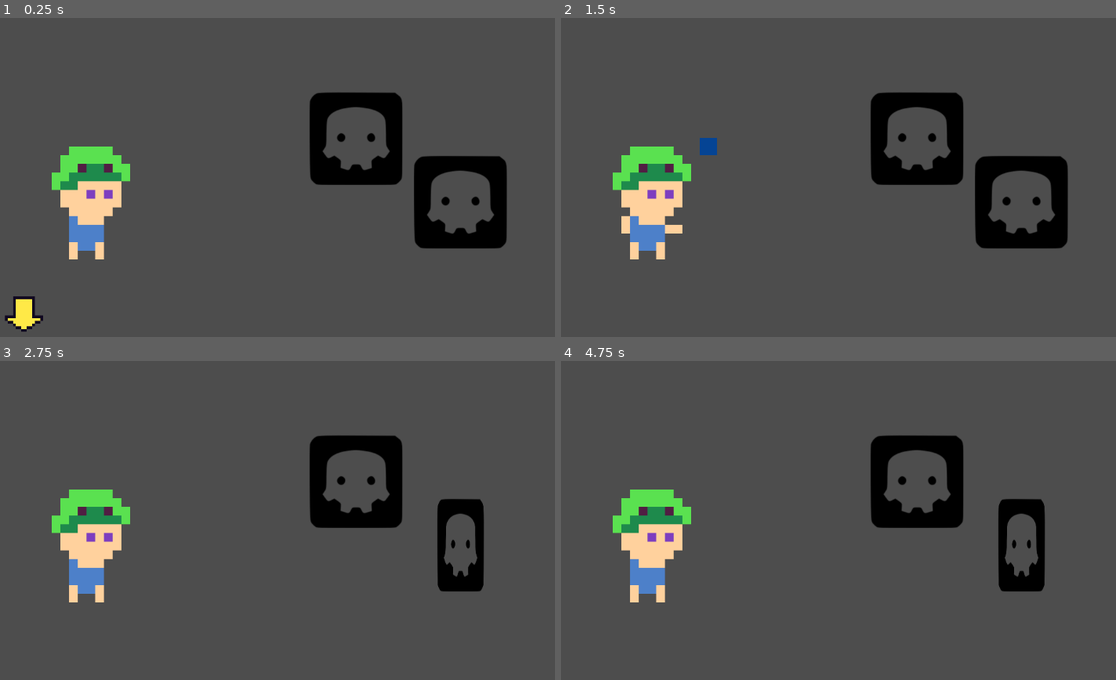
Above: before the commit, frames 1-4 (two rows, left to right).
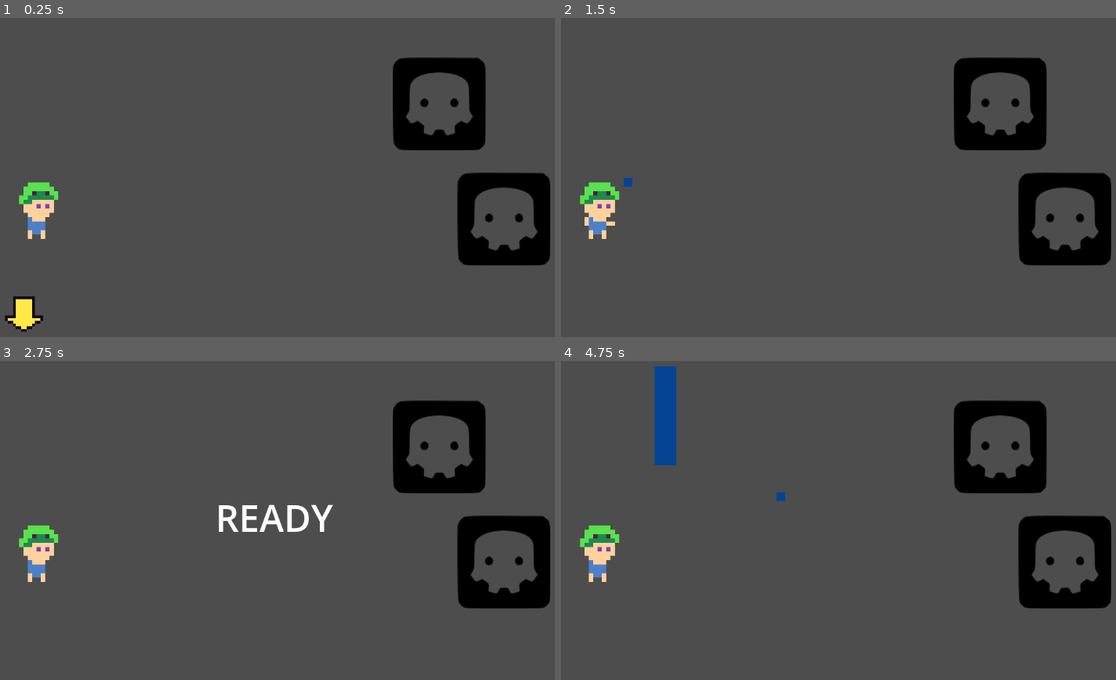
Above: after the commit, the same moments.

Repository: etherware-novice/timejam
Game: Godot game, scene res://scenes/battle_scene.tscn
The game is run twice, just before and just after one commit, with the same random seed, the same clock (stepped at 60 frames per second) and the same inputs. The project has no main scene, so this scene is started directly.
Inputs:
- Up to frame 1 (0.25 s): no input
- Up to frame 2 (1.5 s): tap Enter (ui_accept) at 0.5, 1.35 s; hold Right (ui_right) 0.53-1.28 s; hold Enter (ui_accept) 0.53-1.28 s; hold Down (ui_down) from 1.28 s (still down)
- Up to frame 3 (2.75 s): tap Enter (ui_accept) at 1.52, 1.82 s; release Down (ui_down) at 2.03 s; hold Right (ui_right) from 2.03 s (still down); hold Enter (ui_accept) from 2.03 s (still down)
- Up to frame 4 (4.75 s): release Right (ui_right) at 2.78 s; release Enter (ui_accept) at 2.78 s; hold Up (ui_up) 2.78-3.53 s; tap Enter (ui_accept) at 2.85, 3.02, 3.32, 4.35, 4.52 s; hold Enter (ui_accept) 3.53-4.28 s; hold Left (ui_left) from 3.53 s (still down)

The runs differ from the first frame. In frame 1, 15% of the frame differs, in the area x 3-100%, y 12-78%; in frame 2, 15%; in frame 3, 14%; in frame 4, 15%.

Commit message:
spawns pallete on round start

Diff:
--- a/scenes/battle_scene.tscn
+++ b/scenes/battle_scene.tscn
@@ -1,9 +1,10 @@
-[gd_scene load_steps=25 format=3 uid="uid://ctf08ld6v1uhe"]
+[gd_scene load_steps=26 format=3 uid="uid://ctf08ld6v1uhe"]
 
 [ext_resource type="Script" path="res://scripts/battle_scene.gd" id="1_kamkq"]
 [ext_resource type="Texture2D" uid="uid://boxvm6yi74qhq" path="res://art/attackHit.png" id="2_10alu"]
 [ext_resource type="Script" path="res://char/baseEnemy.gd" id="3_6mtid"]
 [ext_resource type="Texture2D" uid="uid://cgwu708v8w0c5" path="res://art/select.png" id="3_ohcfm"]
+[ext_resource type="Script" path="res://scripts/paddle.gd" id="5_owl22"]
 
 [sub_resource type="AtlasTexture" id="AtlasTexture_gw37v"]
 atlas = ExtResource("2_10alu")
@@ -157,28 +158,29 @@
 
 [node name="player" type="AnimatedSprite2D" parent="."]
 texture_filter = 1
-position = Vector2(-291, 39)
-scale = Vector2(16, 16)
+position = Vector2(-407, 57)
+scale = Vector2(8, 8)
 sprite_frames = SubResource("SpriteFrames_o1q0s")
 animation = &"attackMain"
 
 [node name="battleCam" type="Camera2D" parent="."]
+unique_name_in_owner = true
 
 [node name="enemy1" type="AnimatedSprite2D" parent="."]
-position = Vector2(349, 46)
+position = Vector2(429, 77)
 script = ExtResource("3_6mtid")
 
 [node name="enemy2" type="AnimatedSprite2D" parent="."]
-position = Vector2(157, -71)
+position = Vector2(310, -135)
 script = ExtResource("3_6mtid")
 
 [node name="enemy3" type="AnimatedSprite2D" parent="."]
-position = Vector2(191, 163)
+position = Vector2(268, 186)
 script = ExtResource("3_6mtid")
 
 [node name="selector" type="AnimatedSprite2D" parent="."]
 texture_filter = 1
-position = Vector2(31.5, 31.5)
+position = Vector2(-90, 201)
 scale = Vector2(4.9375, 4.9375)
 sprite_frames = SubResource("SpriteFrames_fu60n")
 
@@ -188,9 +190,36 @@
 [node name="main2" type="Marker2D" parent="."]
 position = Vector2(-347, 252)
 
-[node name="ball" type="ColorRect" parent="."]
-offset_left = -879.0
-offset_top = -68.0
-offset_right = -847.0
-offset_bottom = -38.0
+[node name="paddlectrl" type="Node2D" parent="."]
+position = Vector2(-326, -284)
+script = ExtResource("5_owl22")
+
+[node name="paddle" type="ColorRect" parent="paddlectrl"]
+offset_left = -428.0
+offset_top = -28.0
+offset_right = -388.0
+offset_bottom = 154.0
 color = Color(0.0196078, 0.266667, 0.580392, 1)
+
+[node name="flasher" type="Timer" parent="paddlectrl"]
+wait_time = 0.3
+
+[node name="ball" type="ColorRect" parent="paddlectrl"]
+offset_left = -345.0
+offset_top = -75.0
+offset_right = -313.0
+offset_bottom = -45.0
+color = Color(0.0196078, 0.266667, 0.580392, 1)
+
+[node name="playerPaddleSpawn" type="Marker2D" parent="paddlectrl"]
+position = Vector2(-458, -193)
+
+[node name="ready" type="Label" parent="paddlectrl"]
+offset_left = 224.0
+offset_top = 232.0
+offset_right = 440.0
+offset_bottom = 328.0
+theme_override_font_sizes/font_size = 68
+text = "READY
+"
+visible_ratio = -0.166667
--- a/scripts/battle_scene.gd
+++ b/scripts/battle_scene.gd
@@ -19,7 +19,7 @@
 func _ready():
 	$battleCam.make_current()
 	var bsize = $player.scale * 2  # this is to keep the colorrect about the same size as the player
-	$ball.size = bsize
+	$paddlectrl/ball.size = bsize
 
 	var i = 1
 	for x in constants.senarioLookup[nextBattleId]:
@@ -49,7 +49,8 @@
 	selectTrack = "disable"
 	_unhandled_key_input(null)
 
-	turnOrder[subTurn].doAttack($player)
+	#turnOrder[subTurn].doAttack($player)
+	$paddlectrl.start()
 
 
 func _unhandled_key_input(event):
@@ -120,7 +121,7 @@
 
 func doBallThrow(start, end):
 	var tweener := create_tween()
-	$ball.position = start
-	tweener.tween_property($ball, "position", end, 0.2)
+	$paddlectrl/ball.position = start
+	tweener.tween_property($paddlectrl/ball, "position", end, 0.2)
 	await tweener.finished
-	$ball.position = Vector2(-999, -999)
+	$paddlectrl/ball.position = Vector2(-999, -999)
--- /dev/null
+++ b/scripts/paddle.gd
@@ -0,0 +1,42 @@
+extends Node2D
+
+signal finished
+
+var active = false
+
+# Called when the node enters the scene tree for the first time.
+func _ready():
+	$ready.visible_characters = 0
+
+func start():
+	var flash = 3
+	$flasher.start()
+	while flash > 0:
+		$ready.visible_ratio = 1
+		await $flasher.timeout
+		$ready.visible_ratio = 0
+		await $flasher.timeout
+		flash -= 1
+	$ball.position = $ready.position
+	active = true
+
+# Called every frame. 'delta' is the elapsed time since the previous frame.
+func _process(delta):
+	if not active:
+		return
+	var velocity = Vector2.ZERO
+	var screenSize = get_viewport_rect().size / 2
+
+
+	if Input.is_action_pressed("ui_up"):
+		velocity.y =- 1
+	if Input.is_action_pressed("ui_down"):
+		velocity.y =+ 1
+	velocity = velocity.normalized() * 400
+
+
+	$paddle.position += velocity * delta
+	$paddle.position.x = clamp($paddle.position.x, 0, screenSize.x)
+	$paddle.position.y = clamp($paddle.position.y, 0, screenSize.y + 50)
+
+	pass
